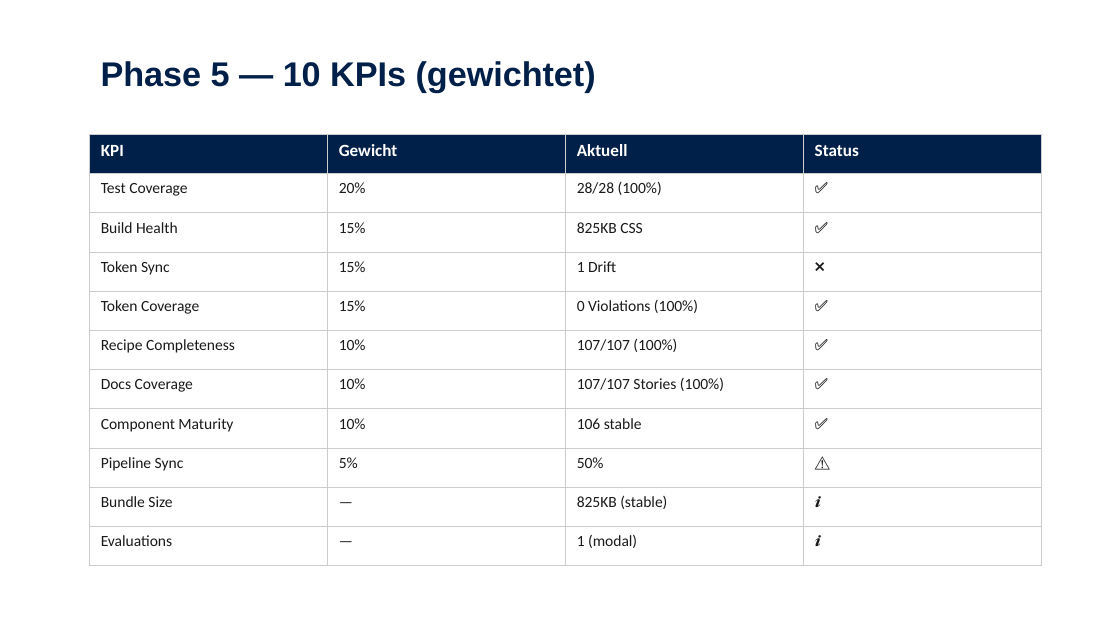
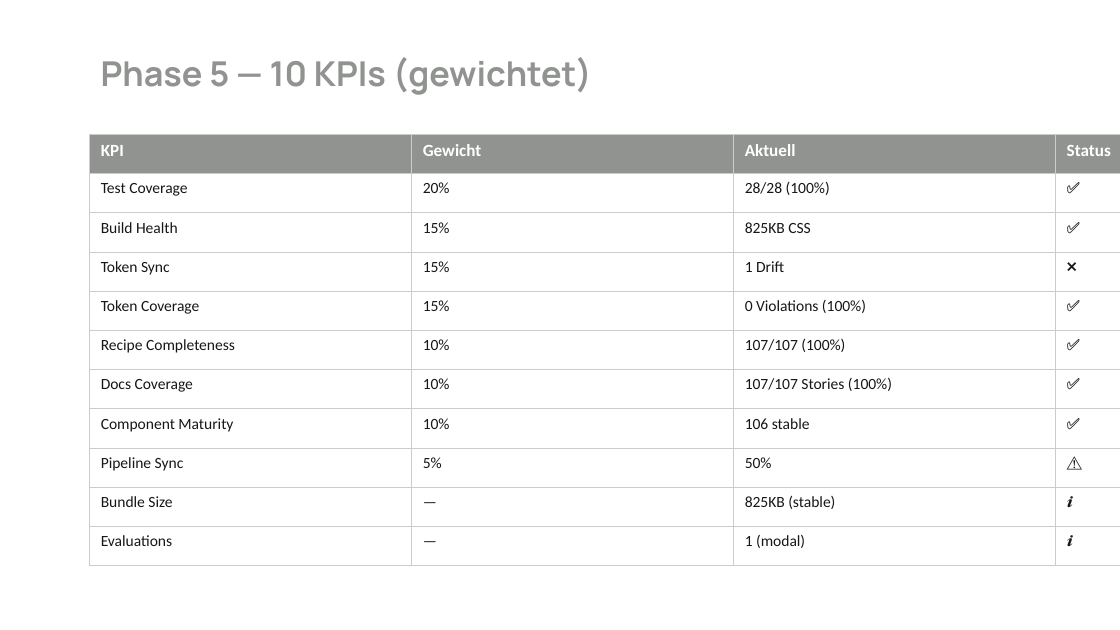
Before and after one commit to FrankMilius/NEO-DS, a slide deck: slide 29 of data/dev-process-schulung.pptx. Drawn at 1120x630 pixels with LibreOffice and Linux fonts; fonts in the diff are those of the drawing. Boxes give left, top, right and bottom in pixels: in the first picture for what was removed or moved away, otherwise in the second. Text is boxed around its words. In the diff, an @@ line names an element or a change of style, - is before the commit and + after.

```diff
--- a/data/dev-process-schulung.pptx
+++ b/data/dev-process-schulung.pptx
@@ text "Phase 5 — 10 KPIs ..." at (101, 57, 592, 95): font Arial to Manrope, text colour #002049 to #909390 @@
@@ table at (90, 134, 1120, 552) @@
@@ fill #002049 to #909390 in row 1 @@
@@ text colour #1A1A1A to #161816 @@
@@ table: place and size @@
-table at (90, 134, 1039, 566)
+table at (90, 134, 1120, 552)
```
Also in this commit, not shown: 41 other slides changed, 5 slides removed, 1 other file.
